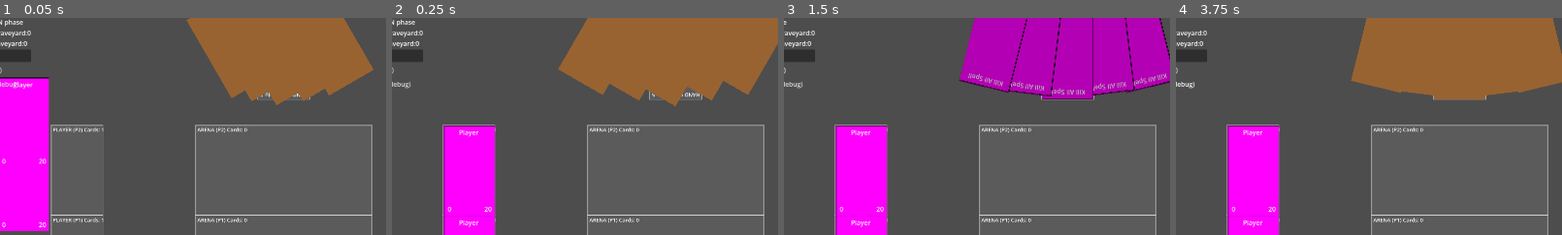
Above: before the commit, frames 1-4 (left to right).
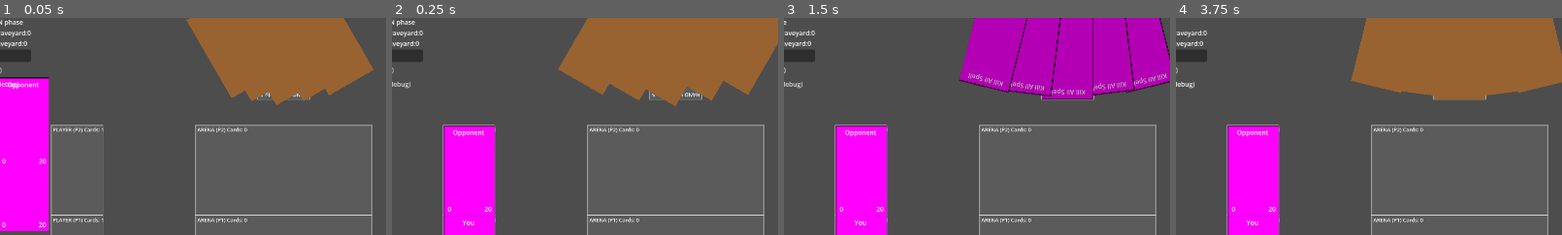
Above: after the commit, the same moments.

Repository: KT0mi/KT0mi_Card_Game_Godot
Game: Godot game, scene res://Scenes/TestScene.tscn
Same seed, same stepped clock (60 frames per second), same inputs: the game is played once before the commit and once after it.
Inputs:
- Up to frame 1 (0.05 s): no input
- Up to frame 2 (0.25 s): no input
- Up to frame 3 (1.5 s): click "Advance phase" at 0.5 s; click "Reveal hidden cards (debug)" at 1.25 s
- Up to frame 4 (3.75 s): click "Show all choices, incl. AI's …" at 2 s; click "Advance phase" at 2.75 s; click "Reveal hidden cards (debug)" at 3.5 s
The pictures show only the part of the screen within x 13-63%, y 2-52%; the shares and areas given below are measured in that part.

The runs differ from the first frame. In frame 1, 0.1% of the frame differs, in the area x 2-11%, y 29-33%; in frame 2, 0.2%, in the area x 15-24%, y 51-97%; in frame 3, 0.2%; in frame 4, 0.2%.

Commit message:
Fixed bug where a choice request in queue would not be initialized in the UI

Diff:
--- /dev/null
+++ b/Decks/TestDeck.tres
@@ -0,0 +1,9 @@
+[gd_resource type="Resource" script_class="DeckData" format=3 uid="uid://by3atcghcqf52"]
+
+[ext_resource type="Script" uid="uid://byj4jqh3sw4qv" path="res://Scripts/CardDataScripts/DeckData.gd" id="1_ily4q"]
+
+[resource]
+script = ExtResource("1_ily4q")
+deck_name = "Test Deck"
+card_ids = Array[StringName]([&"blood_wall", &"blood_wall", &"coagulate_spear", &"coagulate_spear"])
+metadata/_custom_type_script = "uid://byj4jqh3sw4qv"
--- a/Scripts/SceneScripts/MatchController.gd
+++ b/Scripts/SceneScripts/MatchController.gd
@@ -29,7 +29,7 @@
 func _ready() -> void:
 	_build_debug_ui()
 	ChoiceManager.choice_requested.connect(_on_choice_requested)
-	TurnController.phase_changed.connect(func(phase, player) -> void: _refresh_ui())
+	TurnController.phase_changed.connect(func(_phase, _player) -> void: _refresh_ui())
 	await _setup_players()
 	await TurnController.start_match()
 	_refresh_ui()
@@ -54,6 +54,7 @@
 		# rule it already has -- kept here for now so the test harness
 		# stays self-contained and doesn't presume that decision for you.
 		var face := CardFactory.create_instance(&"test_player_card", player)
+		face.definition.card_name = "You" if player == GameState.local_player else "Opponent"
 		_spawn_card_node(face)
 		await ZoneManager.move_to(face, Zone.Type.PLAYER, ZoneChangeEvent.Reason.MANUAL)
 
@@ -125,7 +126,7 @@
 	_choice_checkboxes.clear()
 
 	_choice_panel = VBoxContainer.new()
-	_choice_panel.position = Vector2(20, 160)
+	_choice_panel.position = Vector2(20, 220)
 	_canvas.add_child(_choice_panel)
 
 	var label := Label.new()
@@ -164,11 +165,22 @@
 			if node:
 				node.set_selected(false)
 
+	#Save reference to current choice panel
+	var panel_to_close := _choice_panel
+
 	var submited:= ChoiceManager.submit(selected)
+
 	if submited:
-		_choice_panel.queue_free()
-		_choice_panel = null
+		if panel_to_close:
+			panel_to_close.queue_free()
+
+		#Only clear the shared reference if nothing newer has already
+		#taken its place -- otherwise this would null out the reference
+		#to the new panel that's now legitimately showing.
+		if _choice_panel == panel_to_close:
+			_choice_panel = null
 		_refresh_ui()
+
 
 func _describe_option(option) -> String:
 	if option is CardInstance:
Not shown: 1 places in Scenes/TestScene.tscn that only renumber resources
